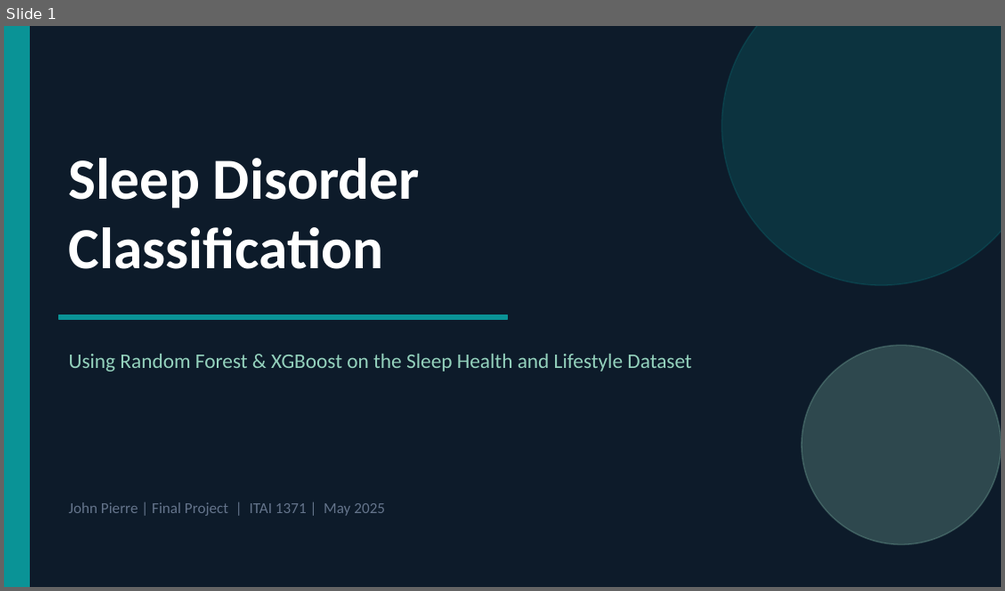
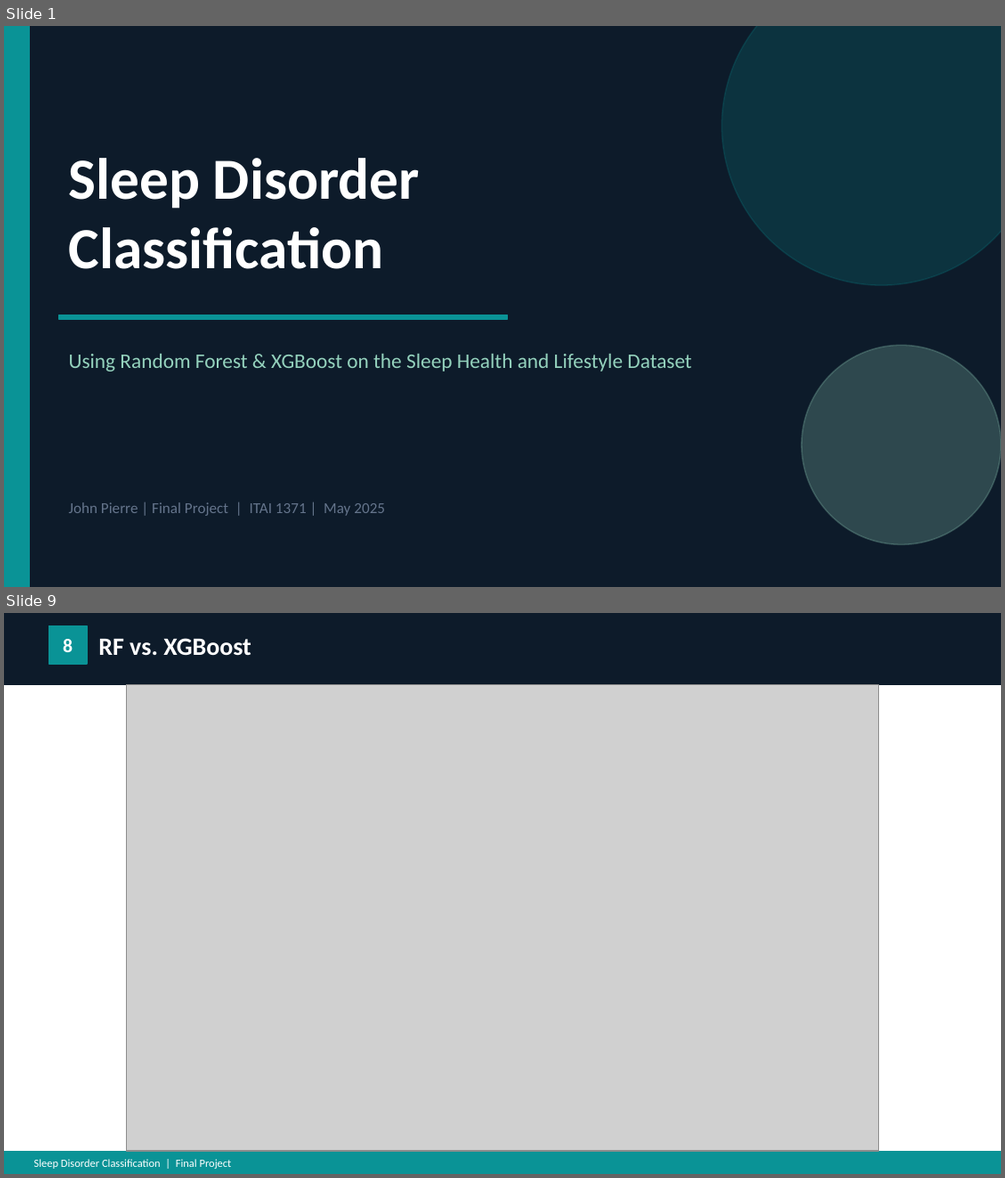
Before and after one commit to jpierre-7/ITAI_1371_ML_Course, a slide deck: final_project/sleep_disorder_presentation.pptx. Shown one above the other, each under a label of ours: slide 1 before the commit, slides 1 and 9 after it; the slides between them are not shown. The pictures are 1005x591 and 1005x1178 pixels, drawn with LibreOffice and Linux fonts; fonts in the diff are those of the drawing; grey boxes stand for pictures. Boxes give left, top, right and bottom in pixels: in the first picture for what was removed or moved away, otherwise in the second. Text is boxed around its words. In the diff, an @@ line names an element or a change of style, - is before the commit and + after.

Commit message:
Finalized presentation!

```diff
--- a/final_project/sleep_disorder_presentation.pptx
+++ b/final_project/sleep_disorder_presentation.pptx
@@ slide 9 added at (4, 613, 1001, 1174), background #FFFFFF @@
@@ rectangle added at (4, 613, 1001, 685), fill #0D1B2A, outline #0D1B2A 1 pt @@
@@ rectangle added at (48, 626, 87, 664), fill #0A9396, outline #0A9396 1 pt @@
@@ text added at (63, 639, 73, 652), 14 pt, text #FFFFFF, bold @@
+8
@@ text added at (98, 638, 251, 656), 18 pt, text #FFFFFF, bold @@
+RF vs. XGBoost
@@ picture added at (127, 685, 878, 1151) @@
@@ rectangle added at (4, 1151, 1001, 1173), fill #0A9396, outline #0A9396 1 pt @@
@@ text added at (34, 1159, 232, 1168), 8 pt, text #FFFFFF @@
+Sleep Disorder Classification | Final Project
```
Also in this commit, not shown: 8 slides changed, 3 other slides added.
